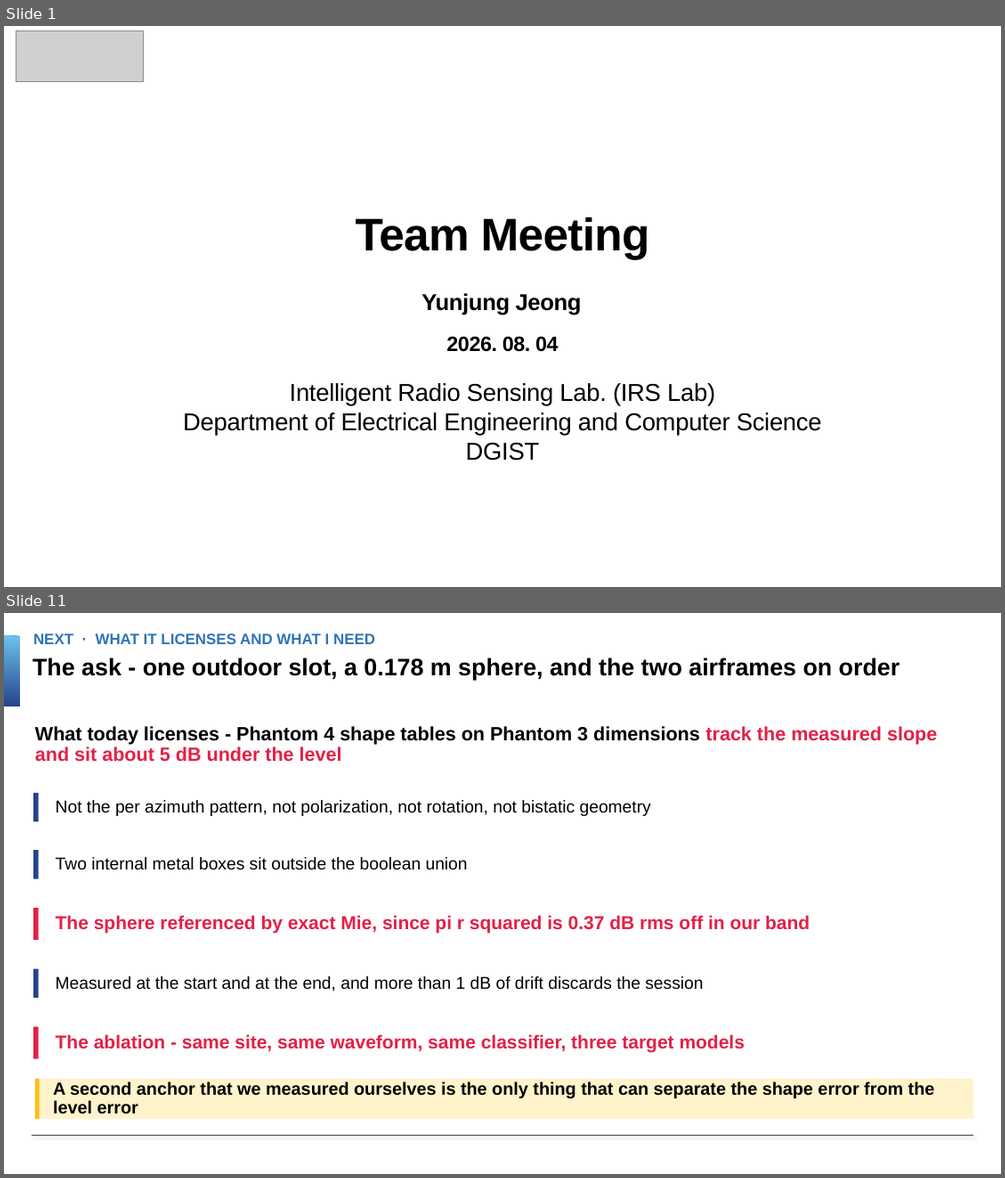
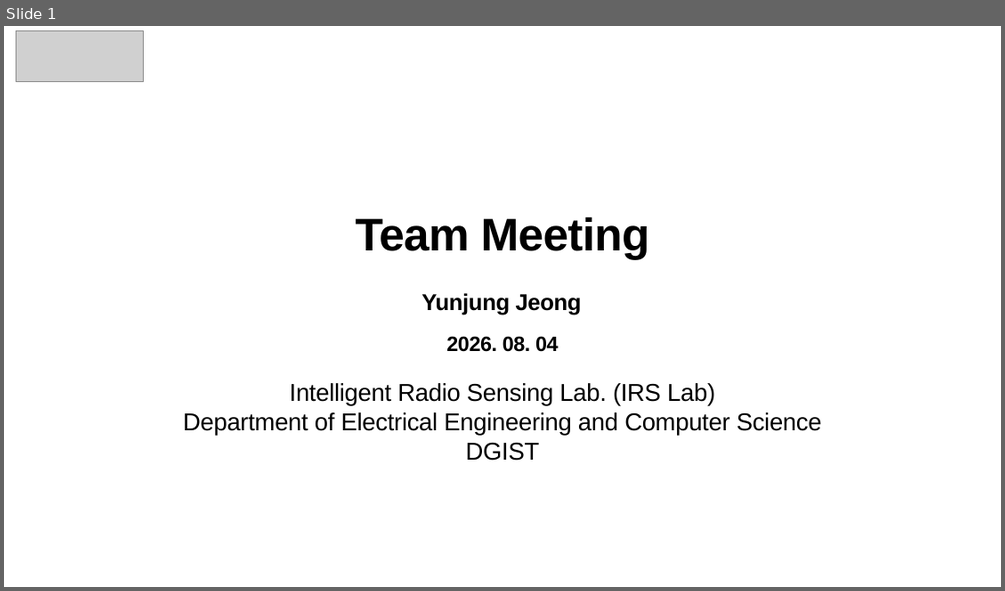
Before and after one commit to Dkor-1/sionna2, a slide deck: decks/teammeeting_0804_v3.pptx. Shown one above the other, each under a label of ours: slides 1 and 11 before the commit, slide 1 after it; the slides between them are not shown. The pictures are 1005x1178 and 1005x591 pixels, drawn with LibreOffice and Linux fonts; fonts in the diff are those of the drawing; grey boxes stand for pictures; background and template pictures are left out. Boxes give left, top, right and bottom in pixels: in the first picture for what was removed or moved away, otherwise in the second. Text is boxed around its words. In the diff, an @@ line names an element or a change of style, - is before the commit and + after.

```diff
--- a/decks/teammeeting_0804_v3.pptx
+++ b/decks/teammeeting_0804_v3.pptx
@@ slide 11 removed at box(4, 613, 1001, 1174), background #FFFFFF @@
@@ rectangle removed at box(4, 636, 19, 706) @@
@@ text removed at box(33, 633, 375, 644) @@
-NEXT · WHAT IT LICENSES AND WHAT I NEED
@@ text removed at box(32, 657, 900, 681) @@
-The ask - one outdoor slot, a 0.178 m sphere, and the two airframes on order
@@ text removed at box(35, 726, 937, 762) @@
-What today licenses - Phantom 4 shape tables on Phantom 3 dimensions track the measured slope and sit about 5 dB under the level
@@ rectangle removed at box(33, 793, 39, 822) @@
@@ text removed at box(56, 800, 651, 816) @@
-Not the per azimuth pattern, not polarization, not rotation, not bistatic geometry
@@ rectangle removed at box(33, 850, 39, 879) @@
@@ text removed at box(56, 857, 468, 870) @@
-Two internal metal boxes sit outside the boolean union
@@ rectangle removed at box(33, 908, 39, 940) @@
@@ text removed at box(56, 915, 809, 933) @@
-The sphere referenced by exact Mie, since pi r squared is 0.37 dB rms off in our band
@@ rectangle removed at box(33, 968, 39, 997) @@
@@ text removed at box(56, 976, 703, 991) @@
-Measured at the start and at the end, and more than 1 dB of drift discards the session
@@ rectangle removed at box(33, 1026, 39, 1059) @@
@@ text removed at box(56, 1034, 744, 1052) @@
-The ablation - same site, same waveform, same classifier, three target models
@@ rectangle removed at box(35, 1078, 973, 1119) @@
@@ rectangle removed at box(35, 1078, 39, 1119) @@
@@ text removed at box(53, 1081, 935, 1114) @@
-A second anchor that we measured ourselves is the only thing that can separate the shape error from the level error
@@ line removed from (32, 1135) to (973, 1135) @@
```
Also in this commit, not shown: 6 slides added, 9 other slides removed, 3 other files.
